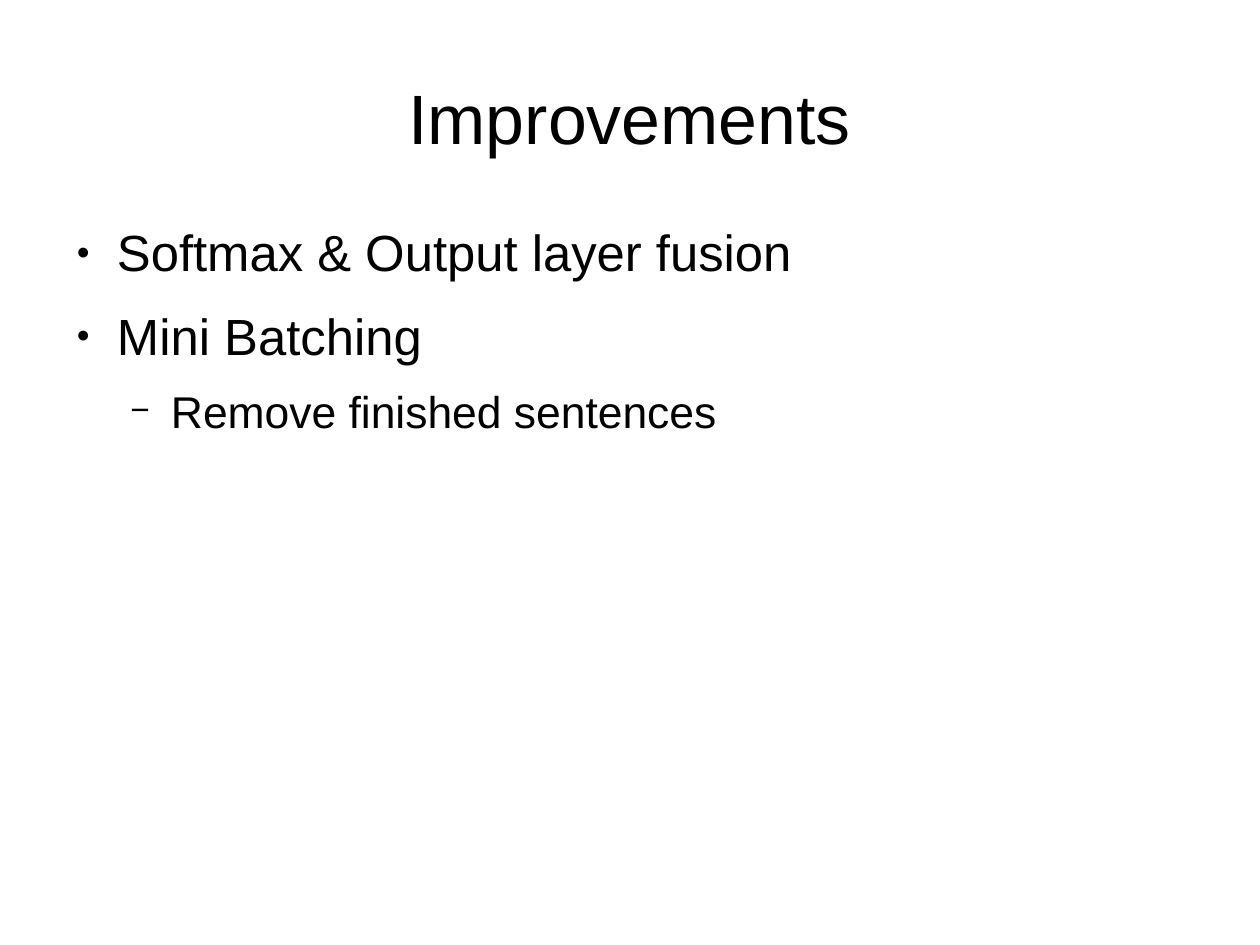
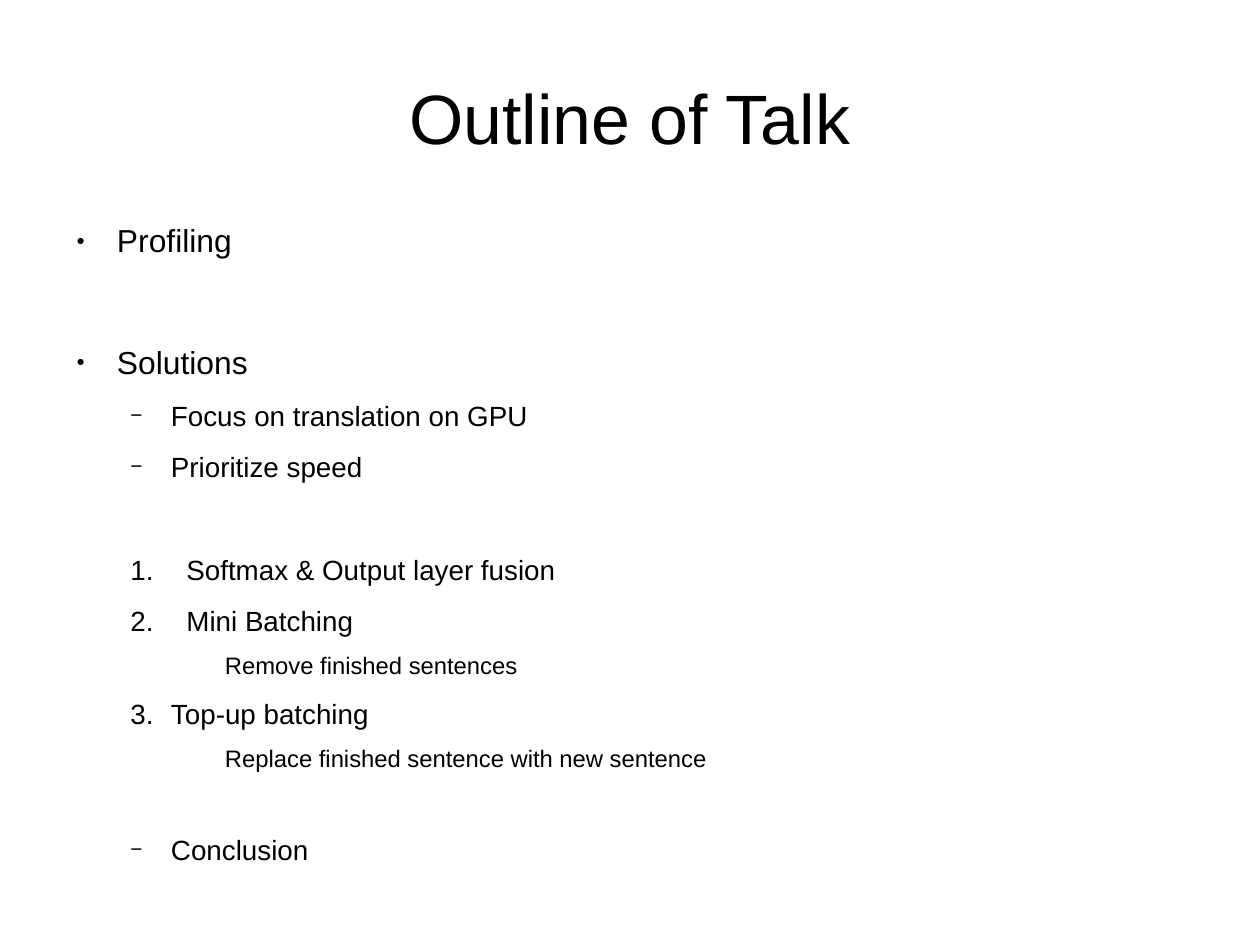
Before and after one commit to hieuhoang/papers, a slide deck: slide 3 of ms.2019/nmt.odp. Drawn at 1260x945 pixels with LibreOffice and Linux fonts; fonts in the diff are those of the drawing. Boxes give left, top, right and bottom in pixels: in the first picture for what was removed or moved away, otherwise in the second. Text is boxed around its words. In the diff, an @@ line names an element or a change of style, - is before the commit and + after.

```diff
--- a/ms.2019/nmt.odp
+++ b/ms.2019/nmt.odp
@@ title at (409,93,850,145): text changed @@
-Improvements
+Outline of Talk
@@ text at (117,229,527,482): paragraphs added @@
+● Profiling
+● Solutions
+  − Focus on translation on GPU
+  − Prioritize speed
@@ text at (186,560,555,675): size 32 to 17.5 pt in "Softmax & Output layer fusion", "Mini Batching"; size 28 to 15 pt in "Remove finished sentences"; bullet ● to 1.; list level 1 to 2 in "Softmax & Output layer fusion"; list level 1 to 2 in "Mini Batching"; bullet − to none; list level 2 to 3 in "Remove finished sentences" @@
@@ text at (171,704,707,772): paragraphs added @@
+  3. Top-up batching
+    Replace finished sentence with new sentence
+  − Conclusion
```
Also in this commit, not shown: 1 other slide changed, 2 other files.
